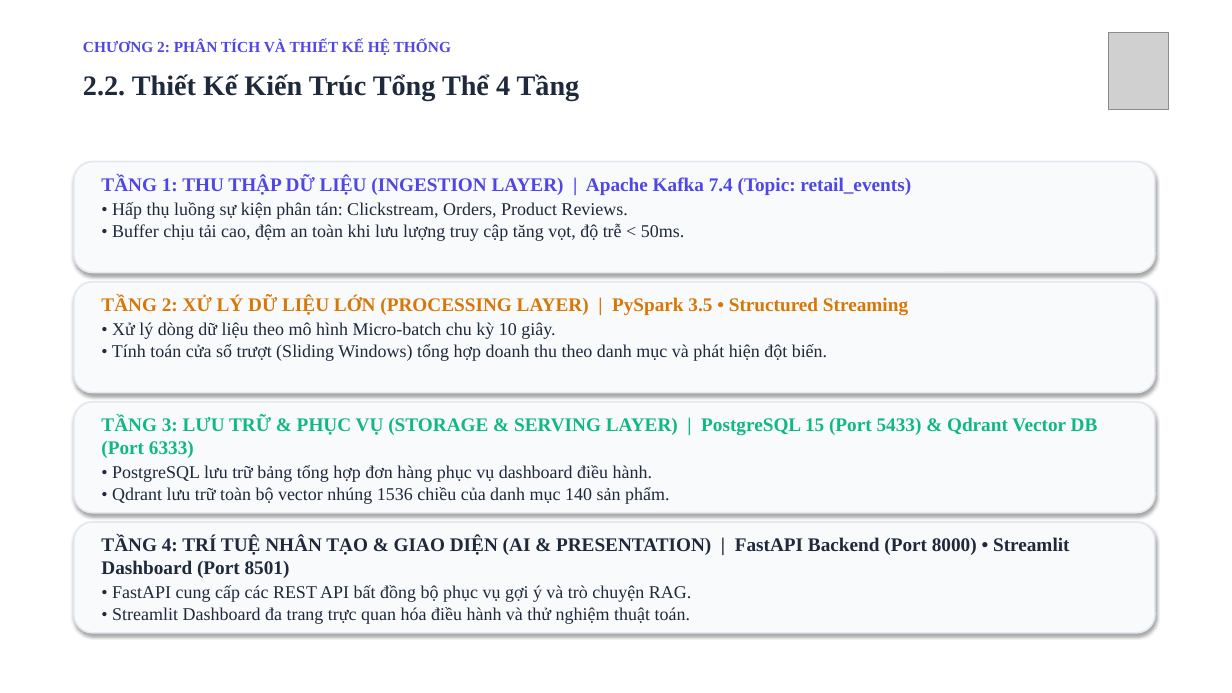
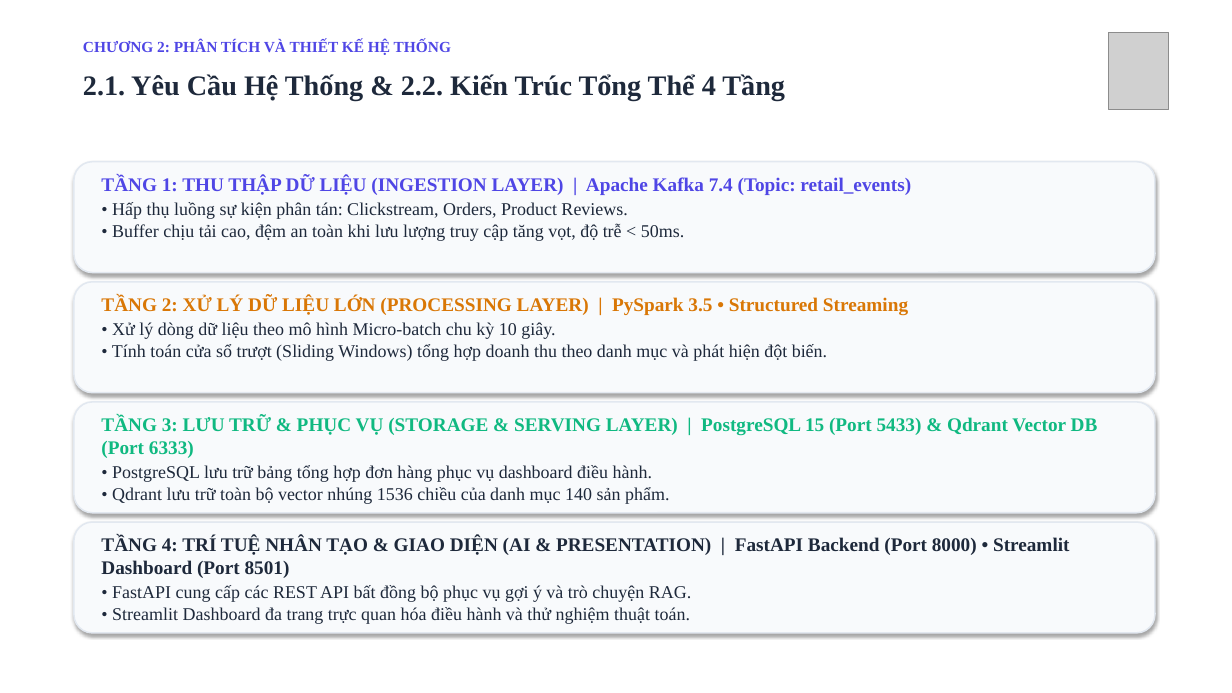
Before and after one commit to linhle100905/real-time-retail-analytics-platform, a slide deck: slide 8 of docs/Bao_Cao_Thuyet_Trinh_Do_An_Full.pptx (slide 5 before the commit). Drawn at 1232x693 pixels with LibreOffice and Linux fonts; fonts in the diff are those of the drawing; grey boxes stand for pictures. Boxes give left, top, right and bottom in pixels: in the first picture for what was removed or moved away, otherwise in the second. Text is boxed around its words. In the diff, an @@ line names an element or a change of style, - is before the commit and + after.

```diff
--- a/docs/Bao_Cao_Thuyet_Trinh_Do_An_Full.pptx
+++ b/docs/Bao_Cao_Thuyet_Trinh_Do_An_Full.pptx
@@ text at (83,74,785,100): text changed @@
-2.2. Thiết Kế Kiến Trúc Tổng Thể 4 Tầng
+2.1. Yêu Cầu Hệ Thống & 2.2. Kiến Trúc Tổng Thể 4 Tầng
```
Also in this commit, not shown: 4 other slides changed, 8 slides added, 2 slides removed.
